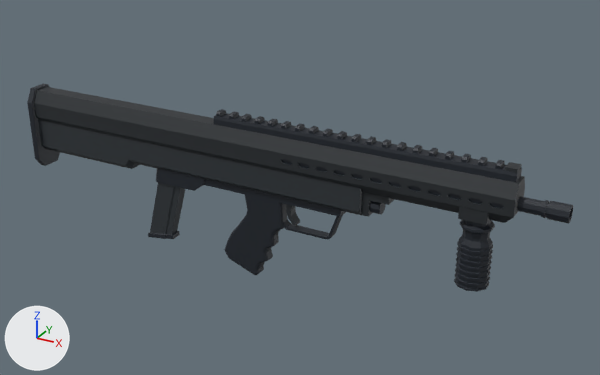
The glTF model operation-strike/public/assets/weapons/rifles/aug.glb: old version first, new version second.
Both versions are drawn from a camera (50 mm lens) standing at (3.63, -5.76, 3.43) and looking at (0.36, 0.2, 0.45). The axes (+X, +Y, +Z) are drawn at lower left. The lights are the same throughout. The picture after the commit comes second. Vertices at exactly the same position are counted once.

The first picture shows 'Body', 'Magazine'.
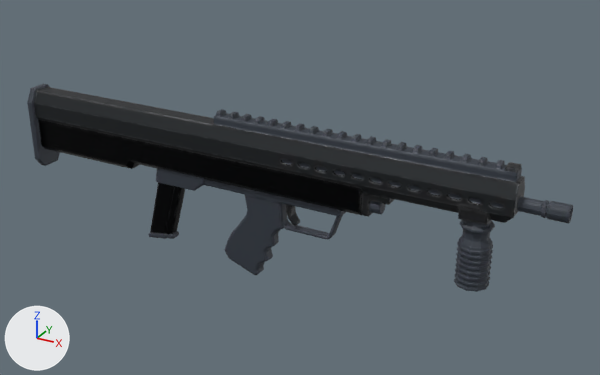
Where the change shows, as pixel boxes [x1, y1, x2, y2] in the pictures (600 x 375 px):
```json
{"part": 1, "of": "me_cylinder_051", "change": "reshaped", "before": [541, 202, 548, 218], "after": [31, 84, 573, 292]}
{"part": 2, "of": "me_cylinder_051", "change": "recoloured", "before": [27, 89, 503, 282], "after": [27, 89, 503, 282]}
{"part": 3, "of": "me_cylinder_635", "change": "rebuilt", "before": [148, 182, 185, 239], "after": [149, 182, 185, 239]}
```

Edits to the scene script, one JSON object a line:
```json
{"op": "add", "block": "img_albedo", "code": ["img_albedo = load_image('albedo', '_unpacked/albedo', 1024, 1024, 'sRGB')"]}
{"op": "add", "block": "img_normal", "code": ["img_normal = load_image('normal', '_unpacked/normal', 1024, 1024, 'Non-Color')"]}
{"op": "add", "block": "img_orm", "code": ["img_orm = load_image('orm', '_unpacked/orm', 1024, 1024, 'Non-Color')"]}
{"op": "add", "block": "mat_weapon_pbr", "code": ["mat_weapon_pbr = bpy.data.materials.new('weapon_pbr')", "# uses the picture img_albedo", "# uses the picture img_normal", "# uses the picture img_orm"]}
{"block": "me_cylinder_051", "where": "# used by ob_body; location = (0.0, 0.0, 0.0)"}
{"op": "remove", "block": "me_cylinder_051", "code": "me_cylinder_051.from_pydata(...)  # 1458 vertices, 2718 faces; spans x -2.53..2.72, y -0.16..0.16, z -0.42..1.12"}
{"op": "remove", "block": "me_cylinder_051", "code": "me_cylinder_051.materials.append(mat_main)  # dark grey #272c30"}
{"op": "remove", "block": "me_cylinder_051", "code": "me_cylinder_051.materials.append(mat_mainlight)  # dark grey #2f353a"}
{"op": "add", "block": "me_cylinder_051", "code": "me_cylinder_051.from_pydata(...)  # 8241 vertices, 16148 faces; spans x -2.53..2.72, y -0.16..0.16, z -0.42..1.12"}
{"block": "me_cylinder_051", "change": "me_cylinder_051 part 1: 8 vertices moved within x 2.52..2.55, y -0.05..0.05, z 0.78..0.85; 6783 vertices added at x -2.53..2.72, y -0.16..0.16, z -0.42..1.12"}
{"block": "me_cylinder_051", "change": "me_cylinder_051 part 2: 162 faces spanning x -2.53..2.26, y -0.16..0.16, z -0.35..1.12 switch from mat_maindark (dark blue #1c232c) to mat_weapon_pbr"}
{"block": "me_cylinder_635", "where": "# used by ob_magazine; location = (-0.91, 0.0, 0.012)"}
{"op": "remove", "block": "me_cylinder_635", "code": "me_cylinder_635.from_pydata(...)  # 38 vertices, 64 faces; spans x -0.3..0.3, y -0.075..0.075, z -0.323..0.323"}
{"op": "remove", "block": "me_cylinder_635", "code": "me_cylinder_635.materials.append(mat_maindark)  # dark blue #1c232c"}
{"op": "remove", "block": "me_cylinder_635", "code": "me_cylinder_635.materials.append(mat_mainlight)  # dark grey #2f353a"}
{"op": "add", "block": "me_cylinder_635", "code": "me_cylinder_635.from_pydata(...)  # 222 vertices, 432 faces; spans x -0.3..0.3, y -0.075..0.075, z -0.321..0.323"}
{"block": "me_cylinder_635", "change": "me_cylinder_635 part 3: the loose piece of 32 vertices spanning x -0.3..0.132, y -0.064..0.064, z -0.323..0.323 is rebuilt with 216 vertices and now spans x -0.3..0.128, y -0.064..0.064, z -0.321..0.323, in mat_weapon_pbr"}
{"op": "add", "block": "me_cylinder_635", "code": "me_cylinder_635.materials.append(mat_weapon_pbr)"}
```
